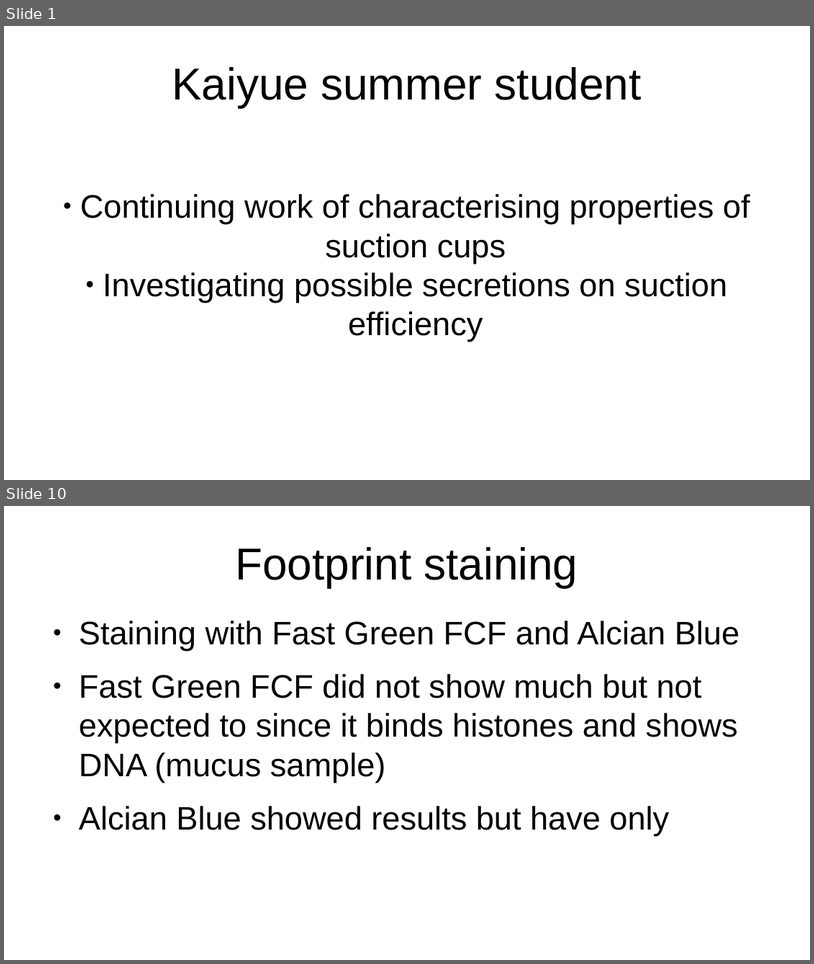
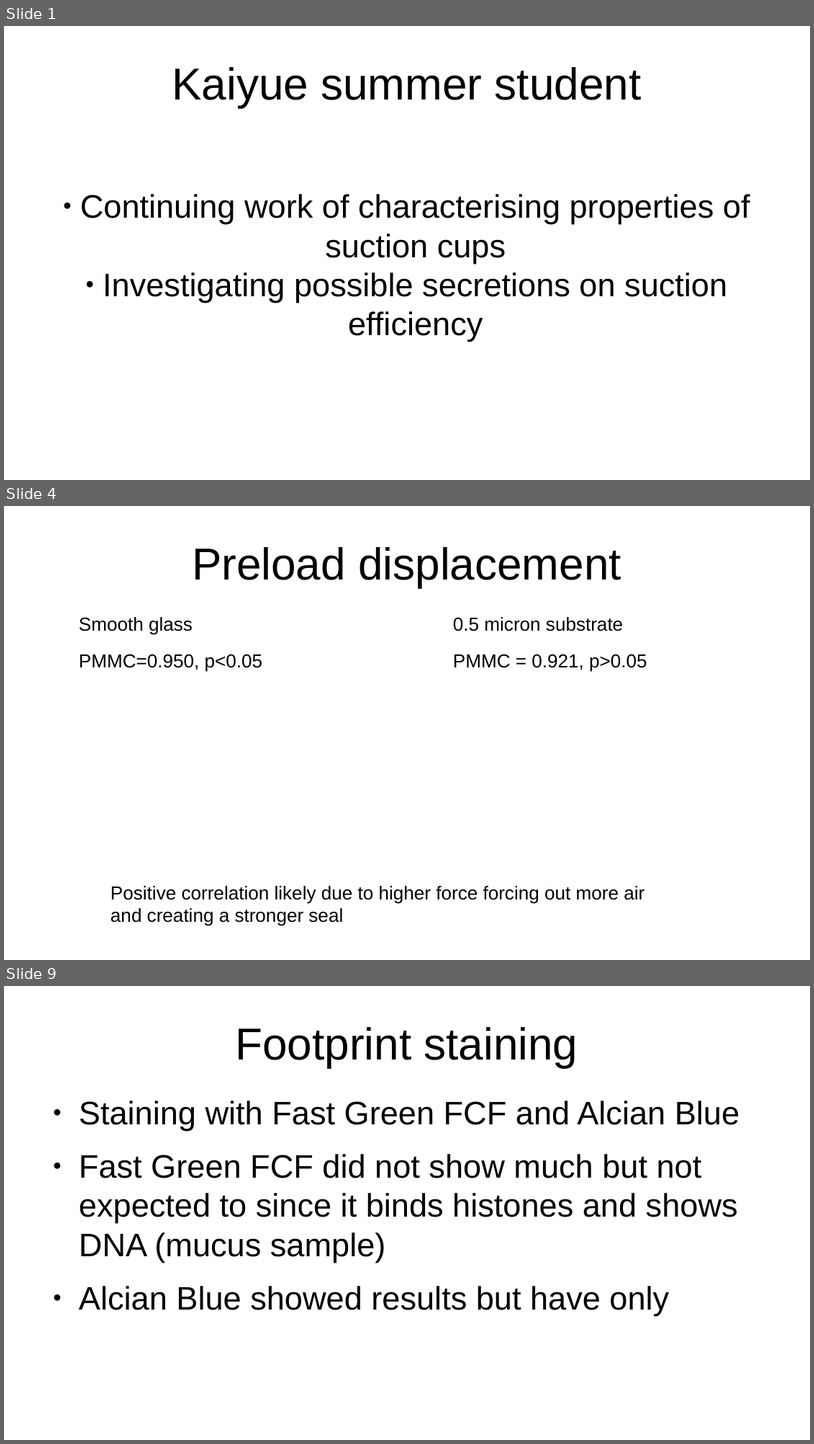
Before and after one commit to bananaturtlesandwich/beetle, a slide deck: presentation.odp. Shown one above the other, each under a label of ours: slides 1 and 10 before the commit, slides 1, 4 and 9 after it; the slides between them are not shown. The pictures are 814x964 and 814x1444 pixels, drawn with LibreOffice and Linux fonts; fonts in the diff are those of the drawing. Boxes give left, top, right and bottom in pixels: in the first picture for what was removed or moved away, otherwise in the second. Text is boxed around its words. In the diff, an @@ line names an element or a change of style, - is before the commit and + after.

```diff
--- a/presentation.odp
+++ b/presentation.odp
@@ slide 4 added at (x1=4, y1=506, x2=810, y2=960), background #FFFFFF @@
@@ title added at (x1=192, y1=547, x2=622, y2=587), 44 pt, text #000000 @@
+Preload displacement
@@ text added at (x1=79, y1=617, x2=262, y2=672), 18.5 pt, text #000000 @@
+Smooth glass
+PMMC=0.950, p<0.05
@@ text added at (x1=453, y1=617, x2=647, y2=672), 18.5 pt, text #000000 @@
+0.5 micron substrate
+PMMC = 0.921, p>0.05
@@ text added at (x1=111, y1=885, x2=645, y2=926), 18.5 pt, text #000000 @@
+Positive correlation likely due to higher force forcing out more air and creating a stronger seal
@@ what was slide 10 is now slide 9 @@
```
Also in this commit, not shown: 2 slides changed, 5 other slides added, 6 slides removed, 14 other files.
